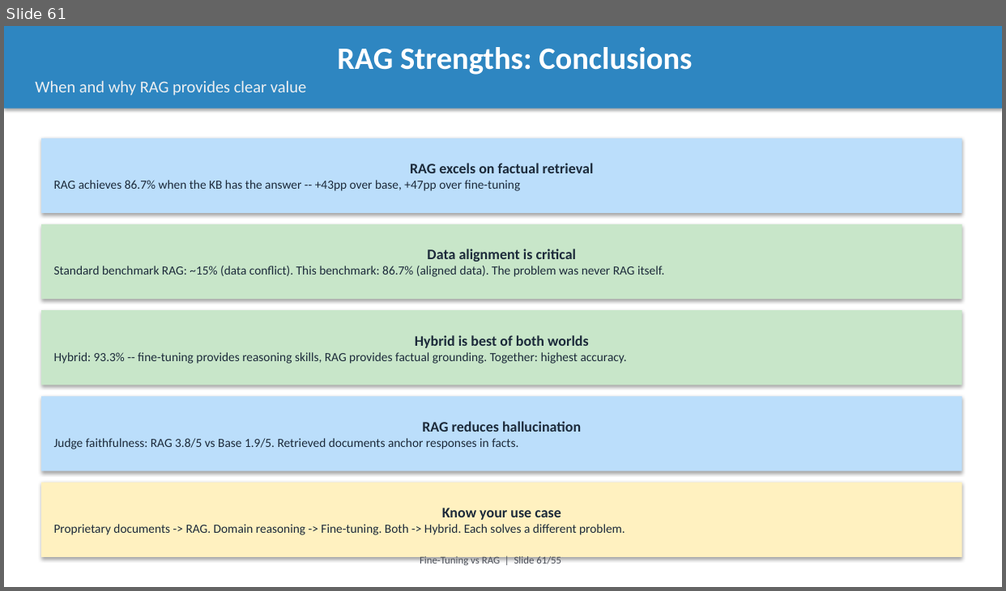
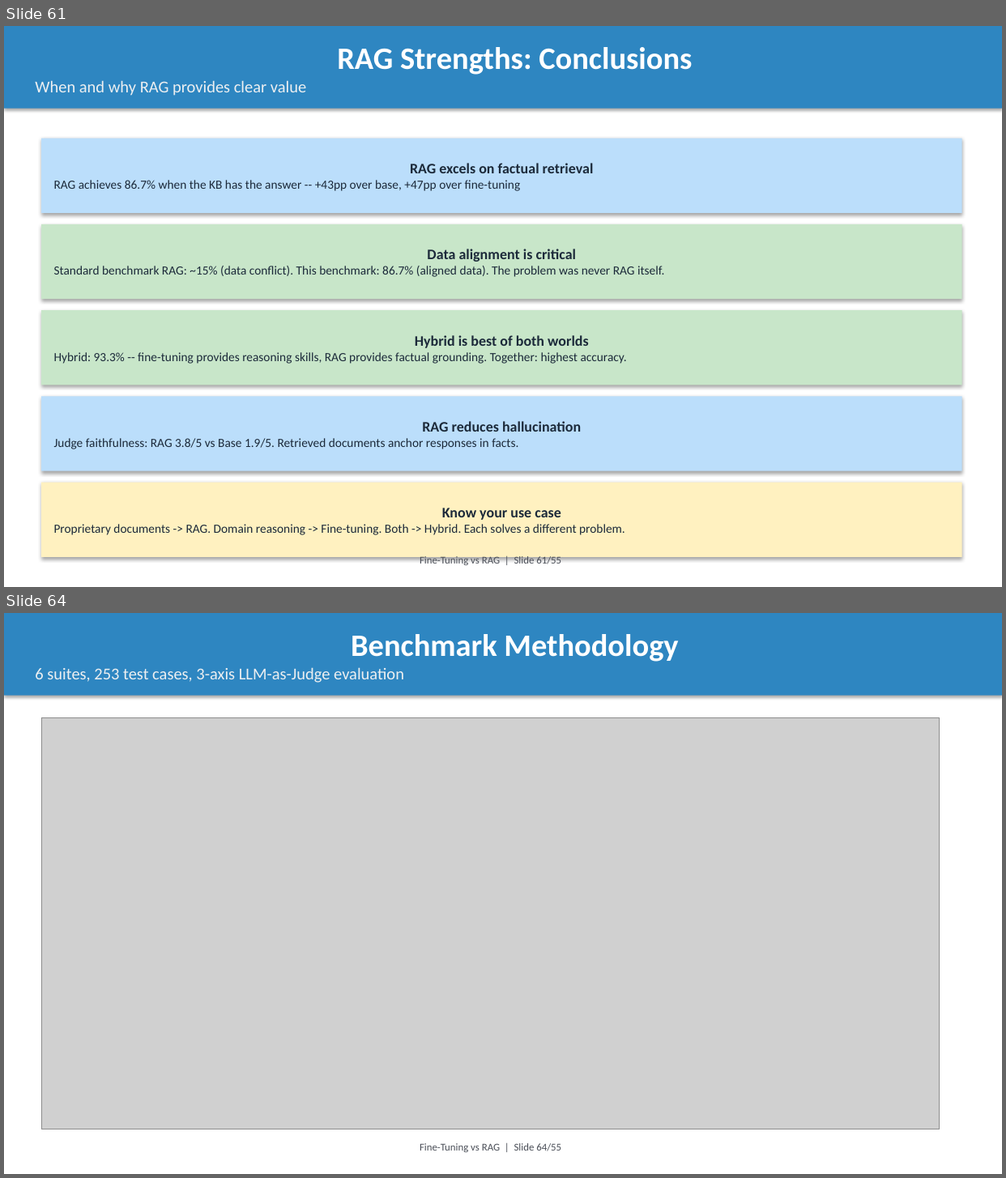
Before and after one commit to intelliswarm-ai/finetune-vs-rag, a slide deck: presentation.pptx. Shown one above the other, each under a label of ours: slide 61 before the commit, slides 61 and 64 after it; the slides between them are not shown. The pictures are 1006x591 and 1006x1178 pixels, drawn with LibreOffice and Linux fonts; fonts in the diff are those of the drawing; grey boxes stand for pictures. Boxes give left, top, right and bottom in pixels: in the first picture for what was removed or moved away, otherwise in the second. Text is boxed around its words. In the diff, an @@ line names an element or a change of style, - is before the commit and + after.

```diff
--- a/presentation.pptx
+++ b/presentation.pptx
@@ slide 64 added at (4, 613, 1002, 1174), background #FFFFFF @@
@@ rectangle added at (4, 613, 1002, 696), fill #2E86C1, 16 pt, text #ECEFF1 @@
+Benchmark Methodology
+6 suites, 253 test cases, 3-axis LLM-as-Judge evaluation
@@ picture added at (41, 717, 940, 1130) @@
@@ text added at (420, 1144, 561, 1152), 10 pt, text #4A4E57 @@
+Fine-Tuning vs RAG | Slide 64/55
```
Also in this commit, not shown: 7 other slides added, 13 other files.
